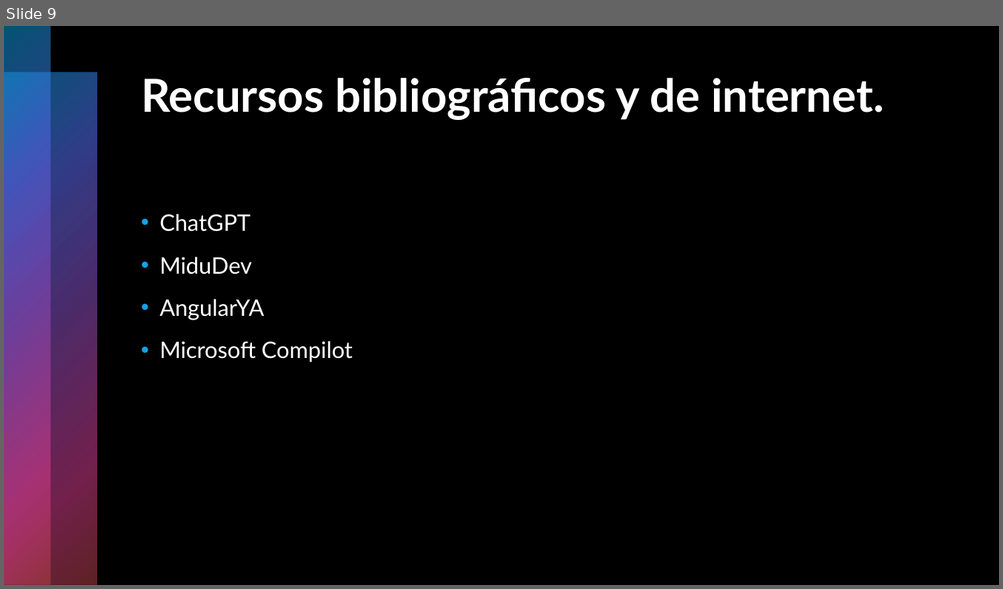
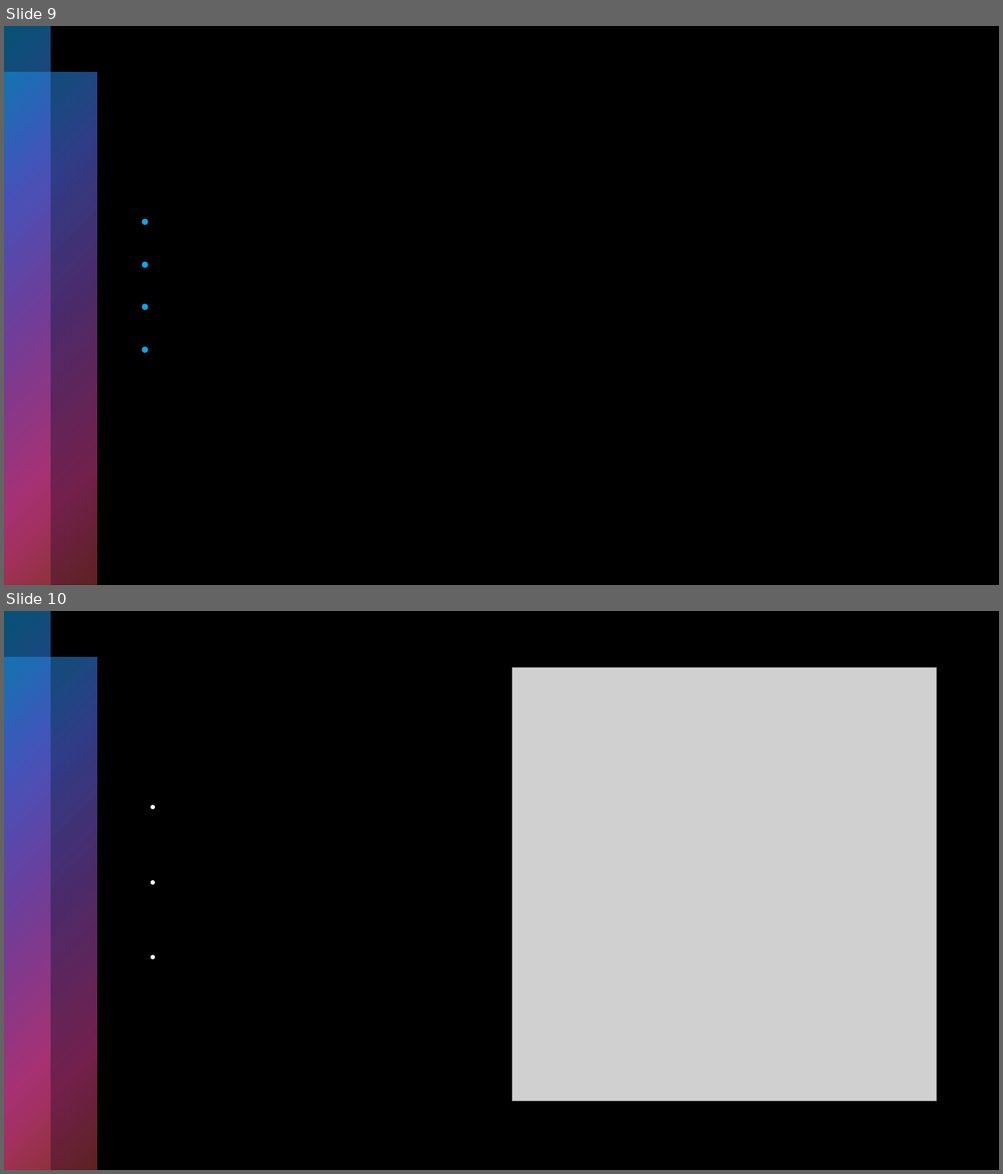
Before and after one commit to Neoarmadam/Proyecto_Final_DAW, a slide deck: Presentación.pptx. Shown one above the other, each under a label of ours: slide 9 before the commit, slides 9 and 10 after it. The pictures are 1003x589 and 1003x1174 pixels, drawn with LibreOffice and Linux fonts; fonts in the diff are those of the drawing; grey boxes stand for pictures. Boxes give left, top, right and bottom in pixels: in the first picture for what was removed or moved away, otherwise in the second. Text is boxed around its words. In the diff, an @@ line names an element or a change of style, - is before the commit and + after.

```diff
--- a/Presentación.pptx
+++ b/Presentación.pptx
@@ slide 10 added at [4, 611, 999, 1170], background #000000; not listed: 2 template elements that a slide beside it also shows @@
@@ rectangle added at [4, 611, 999, 1170], fill #000000 @@
@@ rectangle added at [4, 611, 51, 1170], fill gradient #BE4449 to #E54196 to #894EC0 to #5066E1 to #0BA5E8 @@
@@ rectangle added at [4, 658, 96, 1170], fill gradient #BE4449 to #E54196 to #894EC0 to #5066E1 to #0BA5E8 @@
@@ picture added at [512, 668, 936, 1101] @@
@@ slide 9 changed as well @@
@@ title removed at [141, 78, 883, 120] @@
-Recursos bibliográficos y de internet.
@@ text removed at [159, 214, 353, 363] @@
-• ChatGPT
-• MiduDev
-• AngularYA
-• Microsoft Compilot
```
Also in this commit, not shown: 8 other slides changed, 1 slide removed, 1 other file.
